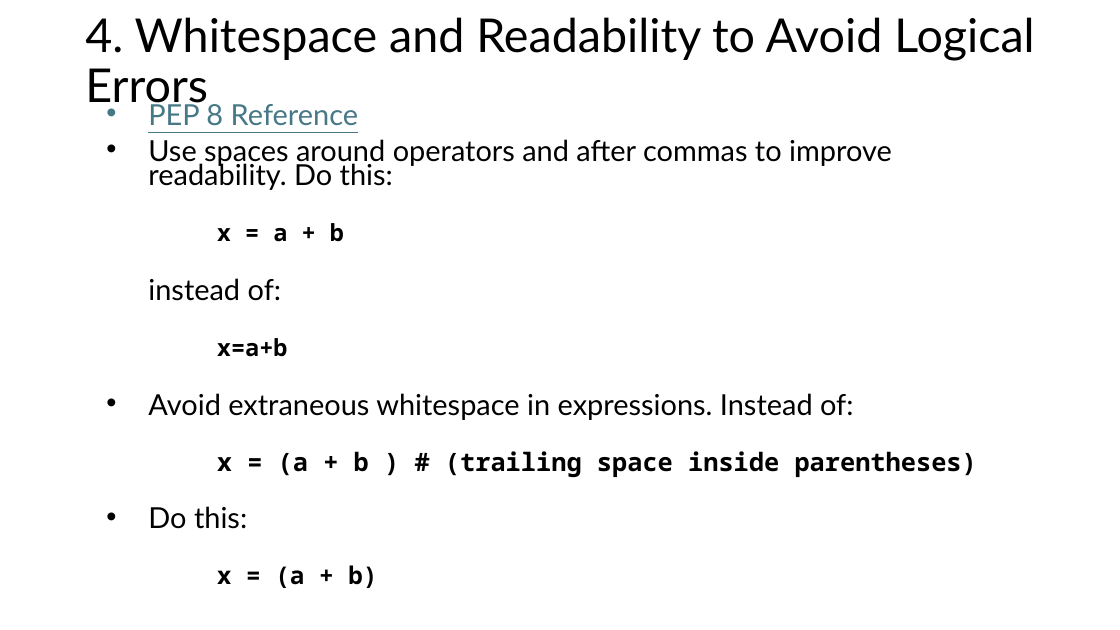
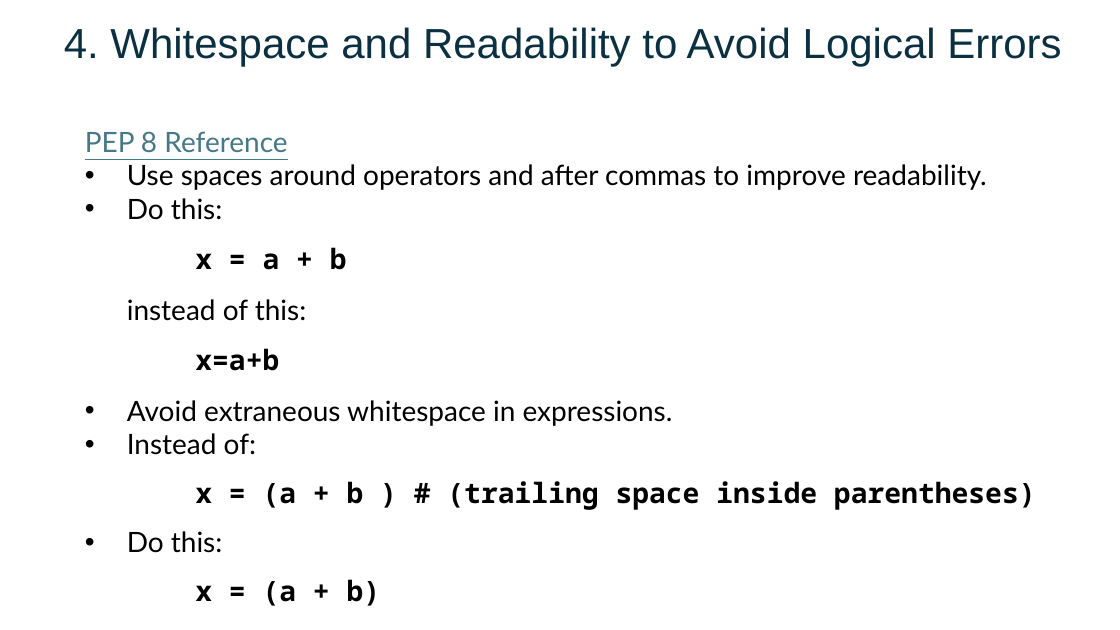
Before and after one commit to FSCJ-FacultyDev/SWC-Columbus-2025, a slide deck: slide 32 of Slides-Day1.pptx (slide 27 before the commit). Drawn at 1120x630 pixels with LibreOffice and Linux fonts; fonts in the diff are those of the drawing; background and template pictures are left out. Boxes give left, top, right and bottom in pixels: in the first picture for what was removed or moved away, otherwise in the second. Text is boxed around its words. In the diff, an @@ line names an element or a change of style, - is before the commit and + after.

```diff
--- a/Slides-Day1.pptx
+++ b/Slides-Day1.pptx
@@ text "4. Whitespace and Readability to ...": place and size @@
-text "4. Whitespace and Readability to ..." at box(85, 17, 1034, 112)
+text "4. Whitespace and Readability to ..." at box(64, 27, 1061, 67)
@@ text "4. Whitespace and Readability to ..." at box(64, 27, 1061, 67): size 40 to 36 pt, font Lato to Arial, text colour #000000 to #0B3041; line spacing 0.9 to 1; vertical alignment middle to top @@
@@ text "PEP 8 Reference": place and size @@
-text "PEP 8 Reference" at box(148, 100, 977, 588)
+text "PEP 8 Reference" at box(85, 131, 1036, 606)
@@ text at box(85, 131, 1036, 606): size 24.8 to 24 pt in "PEP 8 Reference", "Do this:"; size 20.1 to 24 pt in "x = a + b", "x=a+b"; size 21.7 to 24 pt in "x = (a + b ) # ..."; size 20.9 to 24 pt in "x = (a + b)"; bullet • to none; line spacing 0.7 to 1; less space between paragraphs @@
@@ text at box(127, 164, 987, 220): text changed; size 24.8 to 24 pt @@
-• Use spaces around operators and after commas to improve readability. Do this:
+• Use spaces around operators and after commas to improve readability.
+• Do this:
@@ text at box(127, 299, 306, 321): text changed; size 24.8 to 24 pt @@
-instead of:
+instead of this:
@@ text at box(127, 400, 673, 455): text changed; size 24.8 to 24 pt @@
-• Avoid extraneous whitespace in expressions. Instead of:
+• Avoid extraneous whitespace in expressions.
+• Instead of:
```
Also in this commit, not shown: 25 other slides changed, 9 slides added, 6 slides removed, 6 other files.
